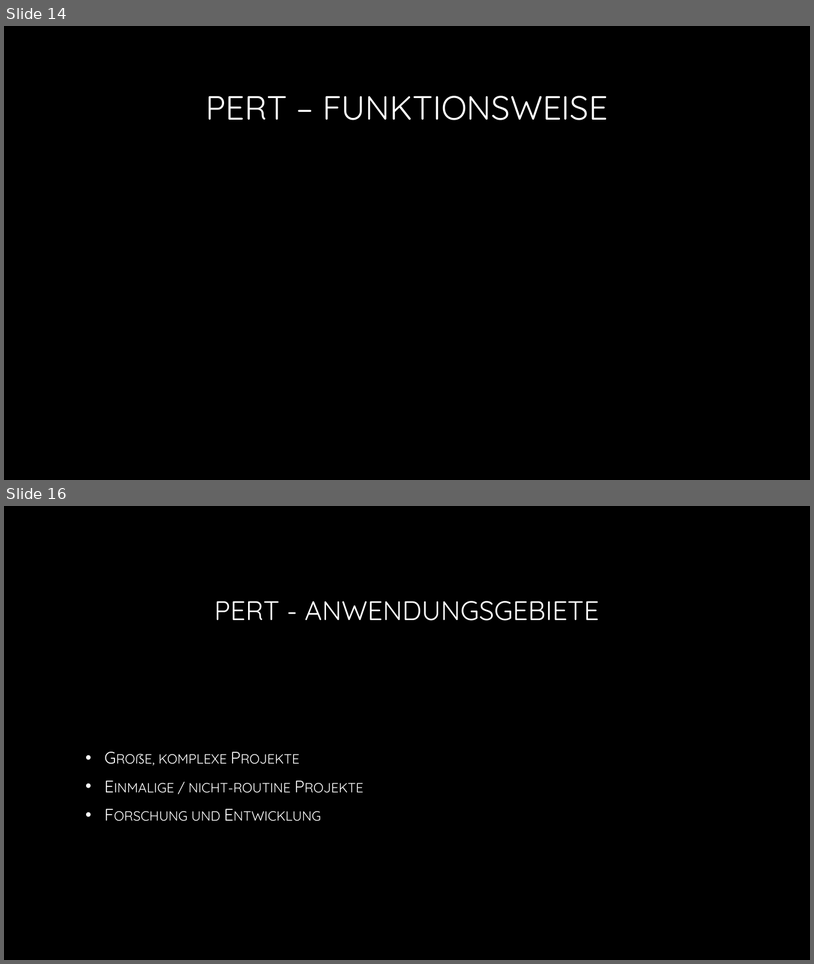
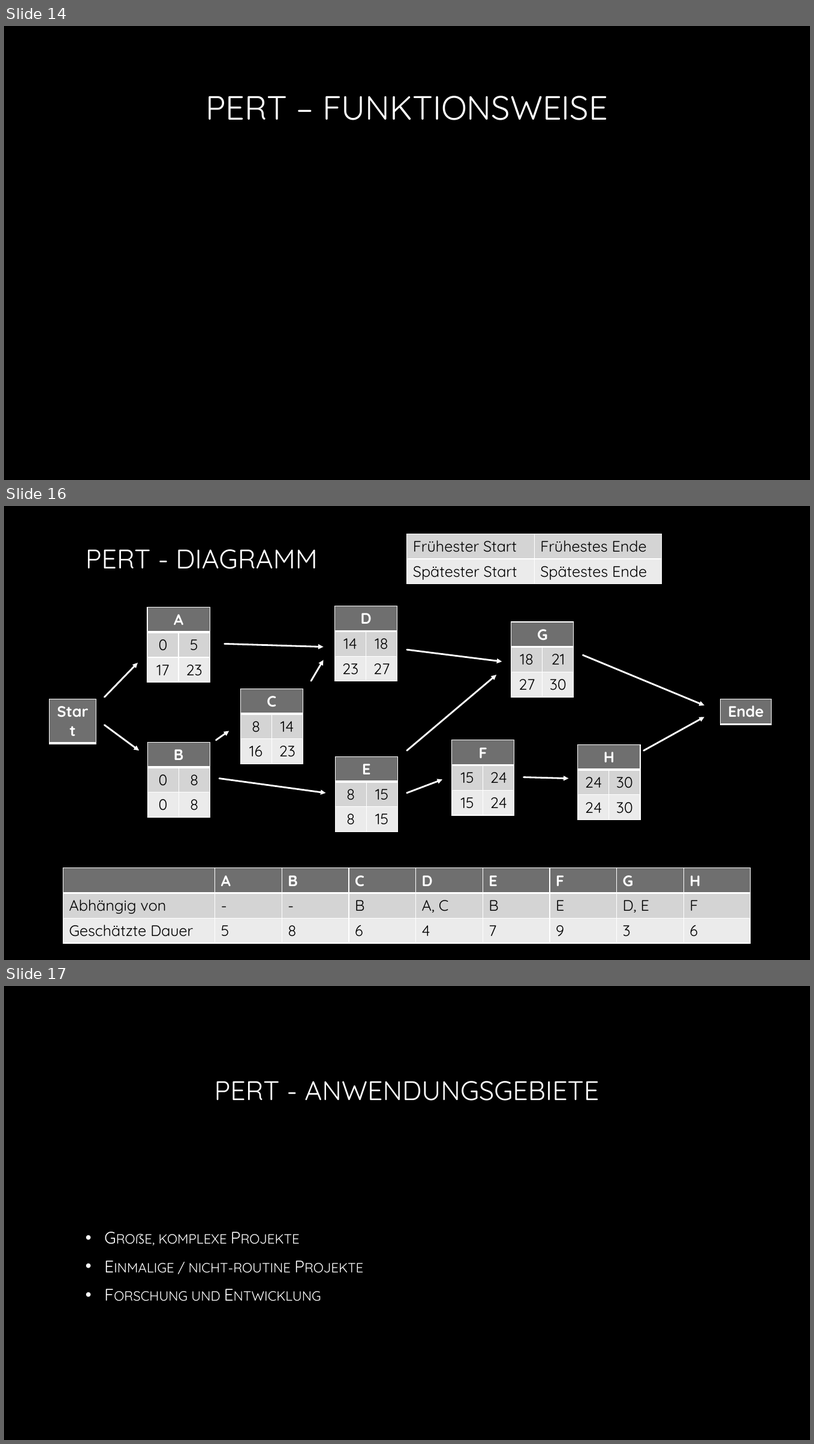
Before and after one commit to JimmyJ0ee/Projektmanagement_Q2, a slide deck: a1008 (1).pptx. Shown one above the other, each under a label of ours: slides 14 and 16 before the commit, slides 14, 16 and 17 after it; the slides between them are not shown. The pictures are 814x964 and 814x1444 pixels, drawn with LibreOffice and Linux fonts; fonts in the diff are those of the drawing; grey boxes stand for pictures; background and template pictures are left out. Boxes give left, top, right and bottom in pixels: in the first picture for what was removed or moved away, otherwise in the second. Text is boxed around its words. In the diff, an @@ line names an element or a change of style, - is before the commit and + after.

```diff
--- a/a1008 (1).pptx
+++ b/a1008 (1).pptx
@@ slide 16 added at bbox=[4, 506, 810, 960], background picture (left out) @@
@@ table added at bbox=[407, 534, 662, 582], 2 rows, 2 columns @@
+Frühester Start | Frühestes Ende
+Spätester Start | Spätestes Ende
@@ title added at bbox=[86, 549, 317, 569], 32 pt, text gradient #FFFFFF to #A6A6A6 @@
+PERT - DIAGRAMM
@@ table added at bbox=[147, 607, 210, 679], 3 rows, 2 columns @@
+A | 
+0 | 5
+17 | 23
@@ table added at bbox=[335, 606, 398, 678], 3 rows, 2 columns @@
+D | 
+14 | 18
+23 | 27
@@ table added at bbox=[512, 622, 575, 694], 3 rows, 2 columns @@
+G | 
+18 | 21
+27 | 30
@@ arrow added from (225, 644) to (323, 647), #FFFFFF 2 pt @@
@@ arrow added from (407, 649) to (503, 661), #FFFFFF 2 pt @@
@@ arrow added from (104, 697) to (138, 663), #FFFFFF 2 pt @@
@@ arrow added from (311, 681) to (323, 660), #FFFFFF 2 pt @@
@@ arrow added from (584, 655) to (705, 705), #FFFFFF 2 pt @@
@@ arrow added from (407, 750) to (497, 675), #FFFFFF 2 pt @@
@@ table added at bbox=[50, 699, 96, 724], 1 rows, 1 columns @@
+Start
@@ table added at bbox=[240, 688, 303, 761], 3 rows, 2 columns @@
+C | 
+8 | 14
+16 | 23
@@ table added at bbox=[721, 699, 772, 724], 1 rows, 1 columns @@
+Ende
@@ arrow added from (644, 750) to (705, 717), #FFFFFF 2 pt @@
@@ arrow added from (104, 725) to (139, 750), #FFFFFF 2 pt @@
@@ arrow added from (216, 740) to (229, 731), #FFFFFF 2 pt @@
@@ table added at bbox=[147, 742, 210, 814], 3 rows, 2 columns @@
+B | 
+0 | 8
+0 | 8
@@ table added at bbox=[336, 756, 398, 829], 3 rows, 2 columns @@
+E | 
+8 | 15
+8 | 15
@@ table added at bbox=[452, 740, 515, 813], 3 rows, 2 columns @@
+F | 
+15 | 24
+15 | 24
@@ table added at bbox=[578, 744, 641, 817], 3 rows, 2 columns @@
+H | 
+24 | 30
+24 | 30
@@ arrow added from (219, 778) to (326, 793), #FFFFFF 2 pt @@
@@ arrow added from (407, 793) to (443, 780), #FFFFFF 2 pt @@
@@ arrow added from (524, 777) to (569, 778), #FFFFFF 2 pt @@
@@ table added at bbox=[63, 868, 752, 941], 3 rows, 9 columns @@
+ | A | B | C | D | E | F | G | H
+Abhängig von | - | - | B | A, C | B | E | D, E | F
+Geschätzte Dauer | 5 | 8 | 6 | 4 | 7 | 9 | 3 | 6
@@ what was slide 16 is now slide 17 @@
```
